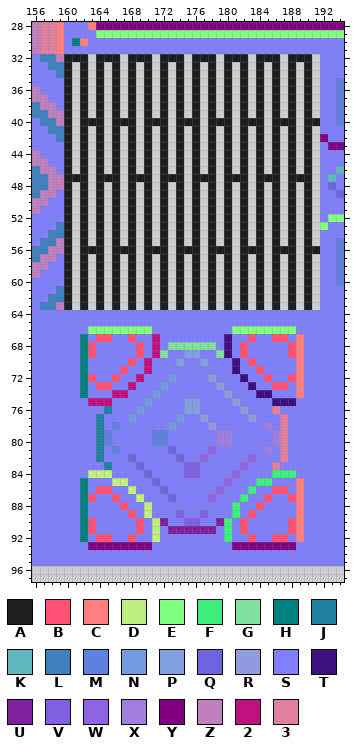
Pixel-art file, stored at AlienTileSet.ase. The picture above was drawn from the file before the commit.
256x256 pixels, 1 frame. Shown: x 156..194, y 28..97.
Visible layers, top first: "Normal", "Texture".
Palette (. is transparent): A #1b1f21  B #ff5277  C #ff7f80  D #bfee80  E #80ff80  F #40ee80  G #80e09f  H #008080  J #20809f  K #60b7bf  L #4080bf  M #6080df  N #709bdf  P #80a0df  Q #6f64df  R #909bdf  S #8080ff  T #3f1180  U #7f209f  V #8060df  W #9064df  X #a07fdf  Y #7f0080  Z #c07fbf  2 #c01180  3 #e07f9f
Pixels before (only the part around the change), first column x 156:
28 Z33CSSSCYYYYYYYYYYYYYYYYYYYYYYYYYYYYYYY
29 Z33CSSSSEEEEEEEEEEEEEEEEEEEEEEEEEEEEEEE
30 Z33CSHCSSSSSSSSSSSSSSSSSSSSSSSSSSSSSSSS
31 Z33CSSSSSSSSSSSSSSSSSSSSSSSSSSSSSSSSSSS
32 SLLZAAA.AAA.AAA.AAA.AAA.AAA.AAA.AAA.SSS
33 SSLLA.A.A.A.A.A.A.A.A.A.A.A.A.A.A.A.SSS
34 SSSLA.A.A.A.A.A.A.A.A.A.A.A.A.A.A.A.SSS
35 SSSSA.A.A.A.A.A.A.A.A.A.A.A.A.A.A.A.SSM
36 ZSSSA.A.A.A.A.A.A.A.A.A.A.A.A.A.A.A.SSM
37 ZZSSA.A.A.A.A.A.A.A.A.A.A.A.A.A.A.A.SSM
38 LZZSA.A.A.A.A.A.A.A.A.A.A.A.A.A.A.A.SSM
39 LLZZA.A.A.A.A.A.A.A.A.A.A.A.A.A.A.A.SSM
40 SLLZA.AAA.AAA.AAA.AAA.AAA.AAA.AAA.AASSM
41 SSLLA.A.A.A.A.A.A.A.A.A.A.A.A.A.A.A.SSS
42 SSSLA.A.A.A.A.A.A.A.A.A.A.A.A.A.A.A.YSS
43 SSSSA.A.A.A.A.A.A.A.A.A.A.A.A.A.A.A.SYY
44 ZSSSA.A.A.A.A.A.A.A.A.A.A.A.A.A.A.A.SSS
45 ZZSSA.A.A.A.A.A.A.A.A.A.A.A.A.A.A.A.SSS
46 LZZSA.A.A.A.A.A.A.A.A.A.A.A.A.A.A.A.SSK
47 LLZZAAA.AAA.AAA.AAA.AAA.AAA.AAA.AAA.SKS
48 LLZZA.A.A.A.A.A.A.A.A.A.A.A.A.A.A.A.SQS
49 LZZSA.A.A.A.A.A.A.A.A.A.A.A.A.A.A.A.SSQ
50 ZZSSA.A.A.A.A.A.A.A.A.A.A.A.A.A.A.A.SSS
51 ZSSSA.A.A.A.A.A.A.A.A.A.A.A.A.A.A.A.SSS
52 SSSSA.A.A.A.A.A.A.A.A.A.A.A.A.A.A.A.SEE
53 SSSLA.A.A.A.A.A.A.A.A.A.A.A.A.A.A.A.ESS
54 SSLLA.A.A.A.A.A.A.A.A.A.A.A.A.A.A.A.SSS
55 SLLZA.A.A.A.A.A.A.A.A.A.A.A.A.A.A.A.SSM
56 LLZZA.AAA.AAA.AAA.AAA.AAA.AAA.AAA.AASSM
57 LZZSA.A.A.A.A.A.A.A.A.A.A.A.A.A.A.A.SSM
58 ZZSSA.A.A.A.A.A.A.A.A.A.A.A.A.A.A.A.SSM
59 ZSSSA.A.A.A.A.A.A.A.A.A.A.A.A.A.A.A.SSM
60 SSSSA.A.A.A.A.A.A.A.A.A.A.A.A.A.A.A.SSM
61 SSSLA.A.A.A.A.A.A.A.A.A.A.A.A.A.A.A.SSS
62 SSLLA.A.A.A.A.A.A.A.A.A.A.A.A.A.A.A.SSS
63 SLLZA.A.A.A.A.A.A.A.A.A.A.A.A.A.A.A.SSS
64 SSSSSSSSSSSSSSSSSSSSSSSSSSSSSSSSSSSSSSS
65 SSSSSSSSSSSSSSSSSSSSSSSSSSSSSSSSSSSSSSS
66 SSSSSSSEEEEEEEESSSSSSSSSSEEEEEEEESSSSSS
67 SSSSSSHSBBSSBSS2SSSSSSSSTSSBSSBBSCSSSSS
68 SSSSSSHBSSSSSBS2SGGGGGGSTSBSSSSSBCSSSSS
69 SSSSSSHBSSSSSBS2GSSPPSSGTSBSSSSSBCSSSSS
70 SSSSSSHSSSSSBS2SSSPSSPSSSTSBSSSSSCSSSSS
71 SSSSSSHSSSSBSS2SSSSSSSSSSTSSBSSSSCSSSSS
72 SSSSSSHBSSBSS2SSSNSSSSRSSSTSSBSSBCSSSSS
73 SSSSSSHSBBSS2SSSNSSSSSSRSSSTSSBBSCSSSSS
74 SSSSSSHSSS22SSSNSSSSSSSSRSSSTTSSSCSSSSS
75 SSSSSSS222SSSSNSSSSPPSSSSRSSSSTTTSSSSSS
76 SSSSSSSSSJSSSNSSSSSPPSSSSSRSSS3SSSSSSSS
77 SSSSSSSSJSSSNSSSSSNSSRSSSSSRSSS3SSSSSSS
78 SSSSSSSSJSMSSSSSSNSSSSRSSSSSSXS3SSSSSSS
79 SSSSSSSSJMSSSSSMMSSSSSSXXSSSSSX3SSSSSSS
80 SSSSSSSSJMSSSSSMMSSSSSSXXSSSSSX3SSSSSSS
81 SSSSSSSSJSMSSSSSSQSSSSWSSSSSSXS3SSSSSSS
82 SSSSSSSSJSSSQSSSSSQSSWSSSSSWSSS3SSSSSSS
83 SSSSSSSSSJSSSQSSSSSVVSSSSSWSSS3SSSSSSSS
84 SSSSSSSDDDSSSSQSSSSVVSSSSWSSSSFFFSSSSSS
85 SSSSSSHSSSDDSSSQSSSSSSSSWSSSFFSSSCSSSSS
86 SSSSSSHSBBSSDSSSQSSSSSSWSSSFSSBBSCSSSSS
87 SSSSSSHBSSBSSDSSSQSSSSWSSSFSSBSSBCSSSSS
88 SSSSSSHSSSSBSSDSSSSSSSSSSFSSBSSSSCSSSSS
89 SSSSSSHSSSSSBSDSSSVSSVSSSFSBSSSSSCSSSSS
90 SSSSSSHBSSSSSBSDUSSVVSSUFSBSSSSSBCSSSSS
91 SSSSSSHBSSSSSBSDSUUUUUUSFSBSSSSSBCSSSSS
92 SSSSSSHSBBSSBSSDSSSSSSSSFSSBSSBBSCSSSSS
93 SSSSSSSYYYYYYYYSSSSSSSSSSYYYYYYYYSSSSSS
94 SSSSSSSSSSSSSSSSSSSSSSSSSSSSSSSSSSSSSSS
95 SSSSSSSSSSSSSSSSSSSSSSSSSSSSSSSSSSSSSSS
96 .......................................
97 .......................................
Once edited:
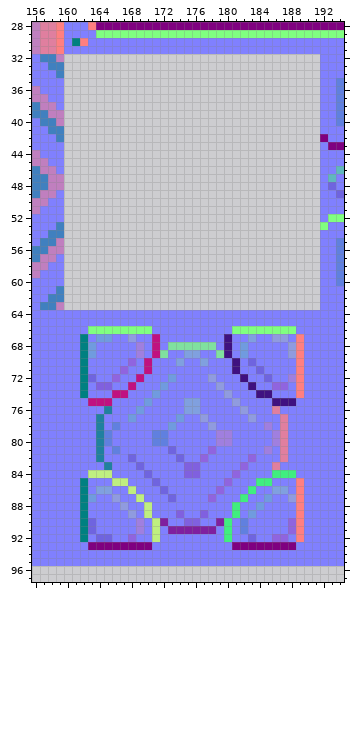
What changed:
layer "Texture" now hidden
The edit turns colour B into colour M in rows 90 to 91 at x 182.
The edit turns colour B into colour N in row 67 at x 164 to 165; in rows 68 to 69 at x 163 and 182; in row 87 at x 163 and 185; in row 88 at x 184; in row 89 at x 183.
The edit turns colour B into colour P in row 67 at x 183; in row 86 at x 164 to 165 and 186 to 187.
The edit turns colour B into colour Q in row 70 at x 183; in row 71 at x 184; in row 72 at x 163 and 185; in rows 90 to 91 at x 163; in row 92 at x 164 to 165 and 183.
The edit turns colour B into colour R in row 67 at x 168 and 186 to 187; in rows 68 to 69 at x 188; in row 87 at x 166 and 188; in row 88 at x 167; in row 89 at x 168.
The edit turns colour B into colour V in row 73 at x 164 to 165.
The edit turns colour B into colour W in row 70 at x 168; in row 71 at x 167; in row 72 at x 166; in row 73 at x 186 to 187; in rows 90 to 91 at x 188; in row 92 at x 168 and 186 to 187.
The edit turns colour B into colour X in rows 68 to 69 at x 169; in row 72 at x 188; in rows 90 to 91 at x 169.
Colour A is gone in row 32 at x 160 to 162, 164 to 166, 168 to 170, 172 to 174, 176 to 178, 180 to 182, 184 to 186 and 188 to 190; in rows 33 to 39 at x 160, 162, 164, 166, 168, 170, 172, 174, 176, 178, 180, 182, 184, 186, 188 and 190; in row 40 at x 160, 162 to 164, 166 to 168, 170 to 172, 174 to 176, 178 to 180, 182 to 184, 186 to 188 and 190 to 191; in rows 41 to 46 at x 160, 162, 164, 166, 168, 170, 172, 174, 176, 178, 180, 182, 184, 186, 188 and 190; in row 47 at x 160 to 162, 164 to 166, 168 to 170, 172 to 174, 176 to 178, 180 to 182, 184 to 186 and 188 to 190; in rows 48 to 55 at x 160, 162, 164, 166, 168, 170, 172, 174, 176, 178, 180, 182, 184, 186, 188 and 190.
Colour A is gone in row 56 at x 160, 162 to 164, 166 to 168, 170 to 172, 174 to 176, 178 to 180, 182 to 184, 186 to 188 and 190 to 191; in rows 57 to 63 at x 160, 162, 164, 166, 168, 170, 172, 174, 176, 178, 180, 182, 184, 186, 188 and 190.
Pixel boxes of the changes (left, top, right, bottom) in both pictures:
erased: (64, 54, 320, 310)
changed: (88, 334, 144, 390)
changed: (240, 334, 296, 390)
changed: (88, 486, 144, 542)
changed: (240, 486, 296, 542)
